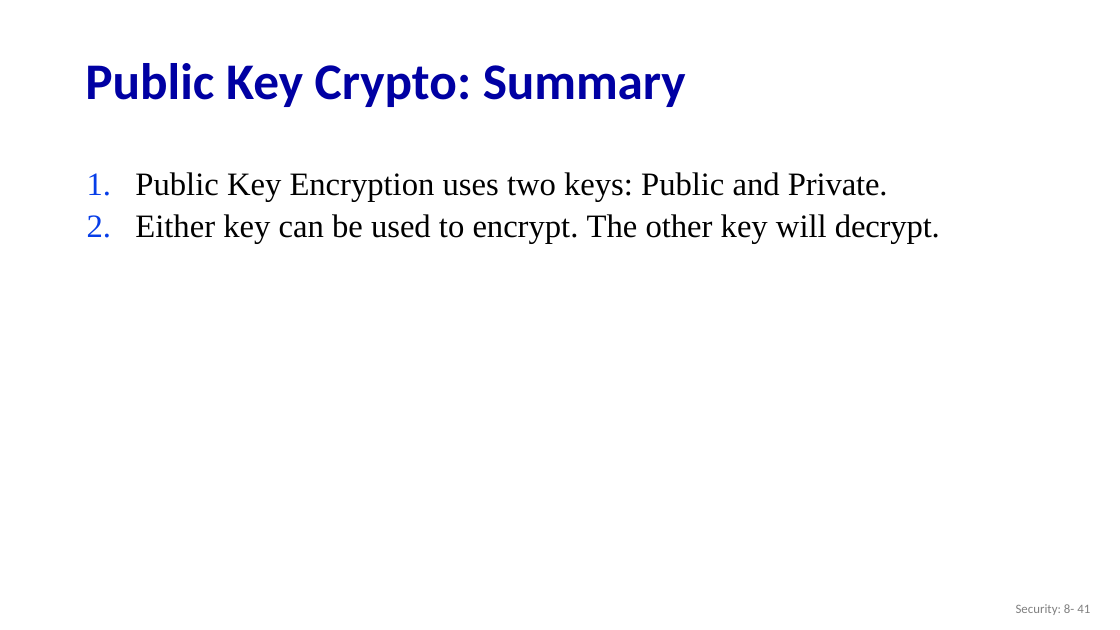
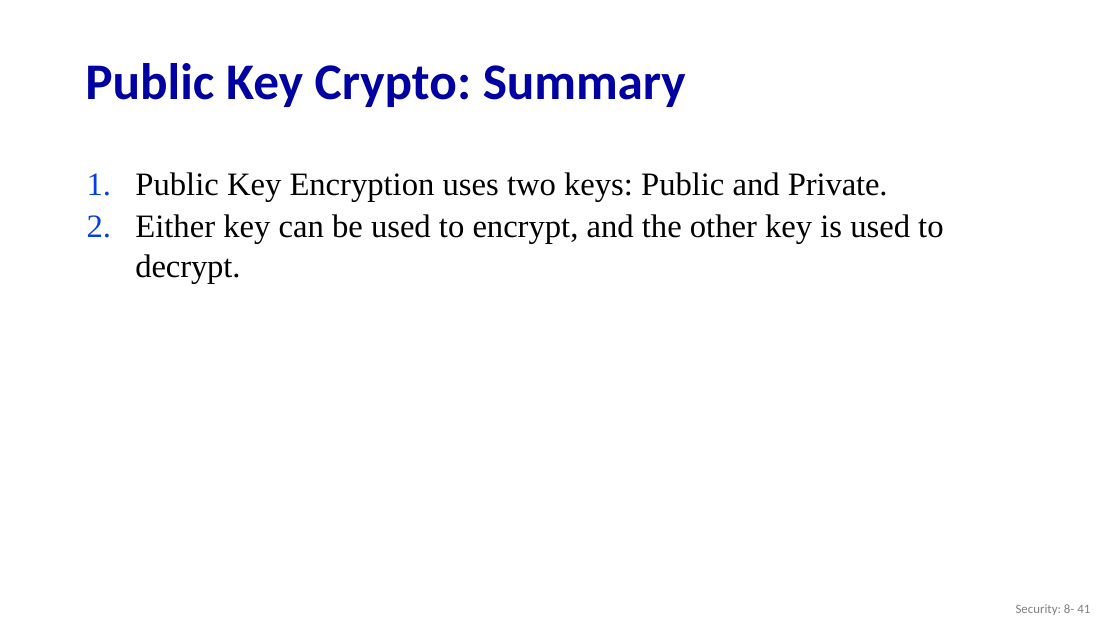
Before and after one commit to guhofstra/CSC175, a slide deck: slide 41 of PPTs/8.1 Cryptography.pptx. Drawn at 1120x630 pixels with LibreOffice and Linux fonts; fonts in the diff are those of the drawing. Boxes give left, top, right and bottom in pixels: in the first picture for what was removed or moved away, otherwise in the second. Text is boxed around its words. In the diff, an @@ line names an element or a change of style, - is before the commit and + after.

```diff
--- a/PPTs/8.1 Cryptography.pptx
+++ b/PPTs/8.1 Cryptography.pptx
@@ text at bbox=[135, 214, 943, 283]: text changed @@
-2. Either key can be used to encrypt. The other key will decrypt.
+2. Either key can be used to encrypt, and the other key is used to decrypt.
```
Also in this commit, not shown: 6 other slides changed, 3 slides added, 1 other file.
